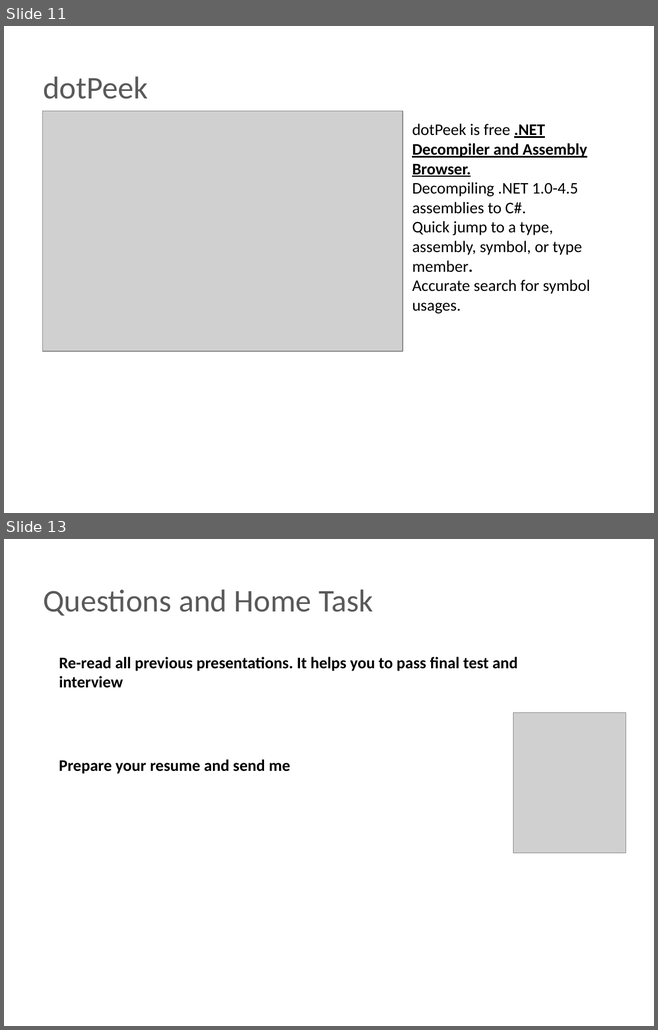
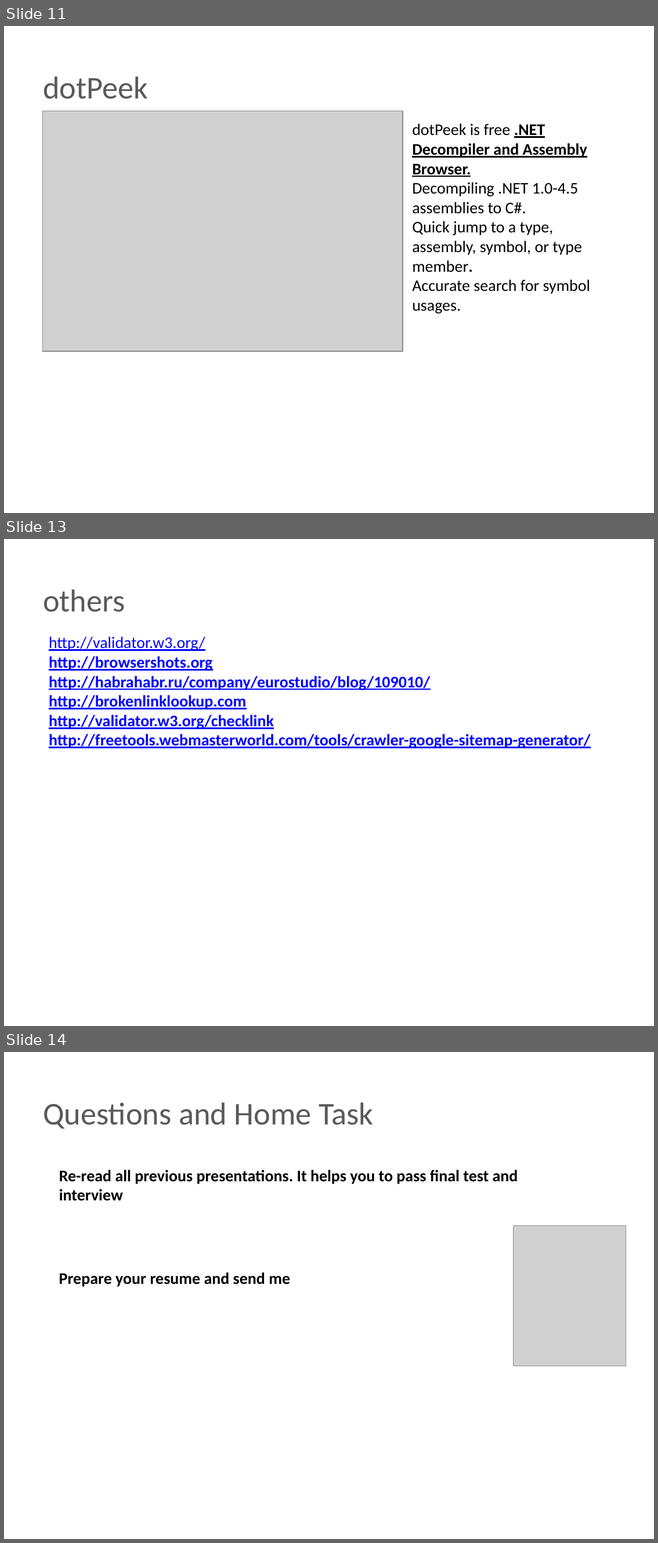
Before and after one commit to BigRacer/swtesting, a slide deck: inna/Занятие9/Занятие 9.pptx. Shown one above the other, each under a label of ours: slides 11 and 13 before the commit, slides 11, 13 and 14 after it; the slides between them are not shown. The pictures are 658x1030 and 658x1543 pixels, drawn with LibreOffice and Linux fonts; fonts in the diff are those of the drawing; grey boxes stand for pictures; background and template pictures are left out. Boxes give left, top, right and bottom in pixels: in the first picture for what was removed or moved away, otherwise in the second. Text is boxed around its words. In the diff, an @@ line names an element or a change of style, - is before the commit and + after.

```diff
--- a/inna/Занятие9/Занятие 9.pptx
+++ b/inna/Занятие9/Занятие 9.pptx
@@ slide 13 added at [4, 539, 654, 1026], background picture (left out) @@
@@ text added at [43, 589, 125, 612], 35 pt, text #595959 @@
+others
@@ text added at [49, 636, 590, 748], 18 pt, text #0000FF, bold, underline @@
+http://validator.w3.org/
+http://browsershots.org
+http://habrahabr.ru/company/eurostudio/blog/109010/
+http://brokenlinklookup.com
+http://validator.w3.org/checklink
+http://freetools.webmasterworld.com/tools/crawler-google-sitemap-generator/
@@ what was slide 13 is now slide 14 @@
```
Also in this commit, not shown: 1 slide changed, 27 other files.
